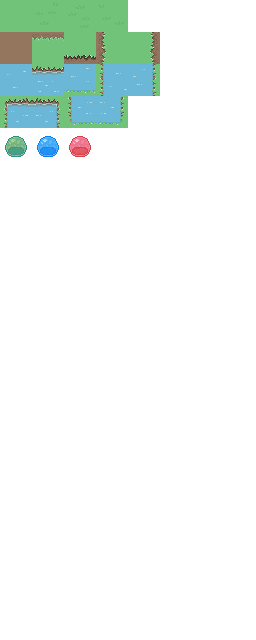
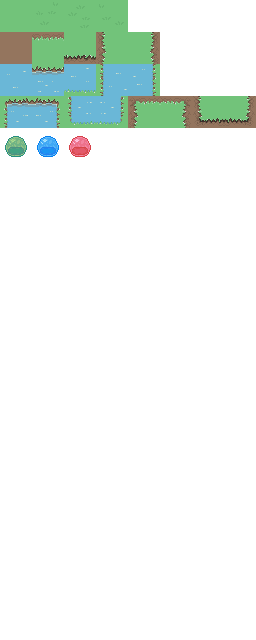
Before/after of a w=256, h=640 layered artwork. What changed in the layer stack:
painted on "Layer #1" over [128, 96, 256, 128]
